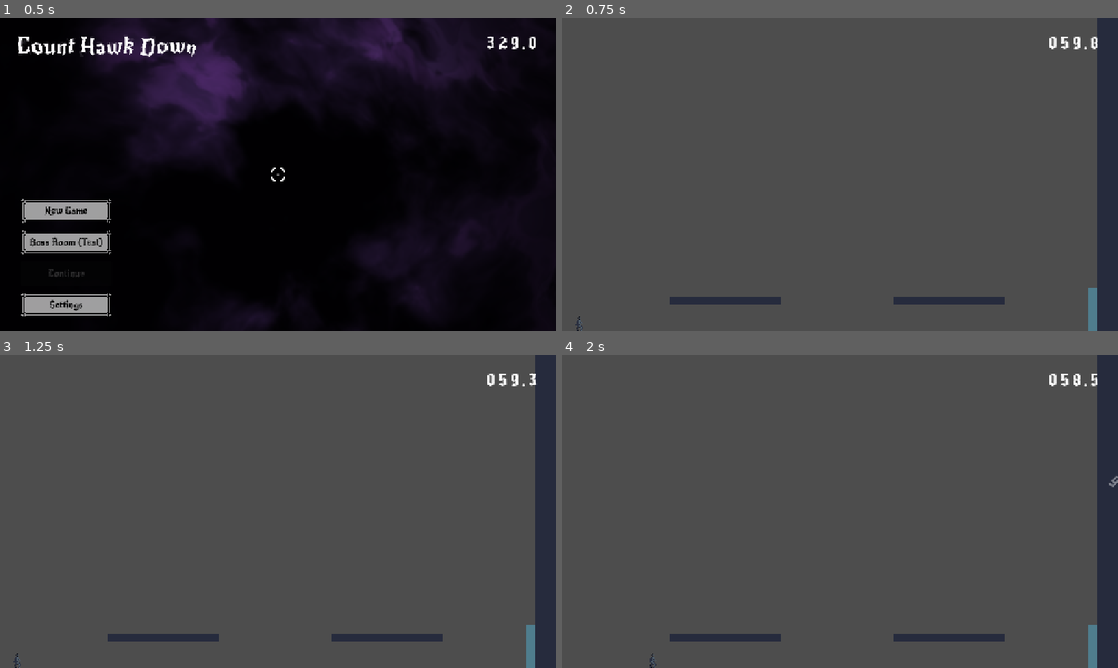
Above: before the commit, frames 1-4 (two rows, left to right).
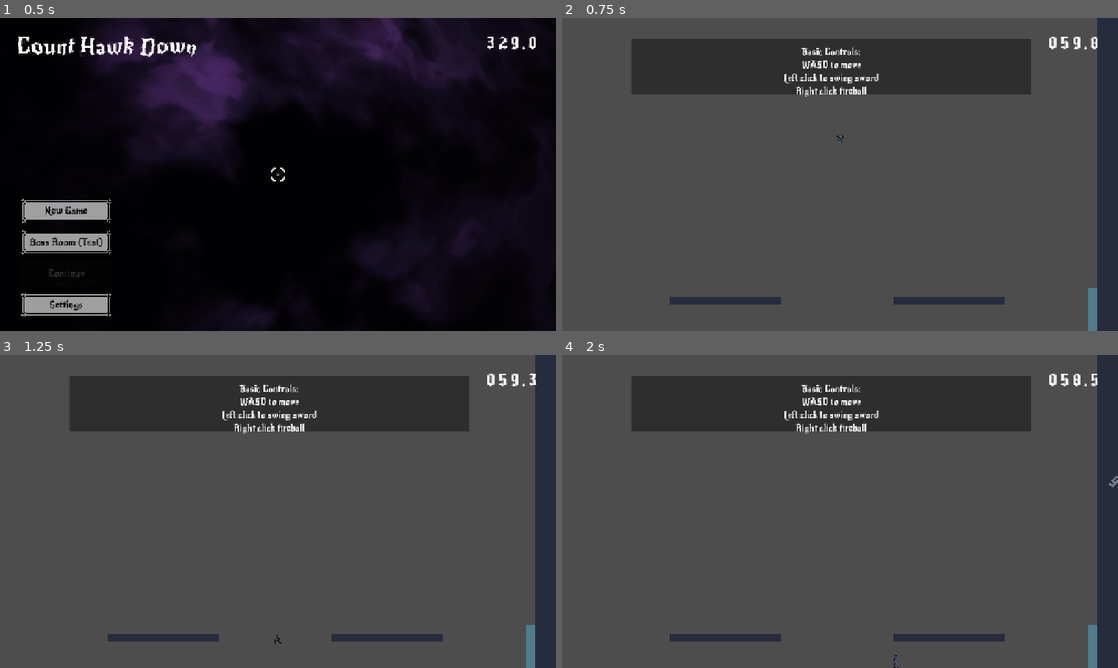
Above: after the commit, the same moments.

Repository: PACarniglia/count-hawk-down
Game: Godot game, scene res://scenes/MainMenu.tscn
Two runs of this game, one before a commit and one after it. Both use one fixed random seed, a clock stepped at 60 frames per second and the inputs below. Sound files missing from this copy of the repository are replaced by a short silence.
Inputs (mouse positions are in pixels of both pictures, inside the frame that each line leads up to):
- Up to frame 1 (0.5 s): no input
- Up to frame 2 (0.75 s): click "New Game" at 0.5 s
- Up to frame 3 (1.25 s): no input
- Up to frame 4 (2 s): tap Enter at 1.25 s; move the mouse to (962, 495) at 1.27 s; hold D (move_right) from 1.28 s (still down); click (962, 495) at 1.35 s; tap W (move_jump) at 1.52 s

Frame 1 is identical in both runs. In frame 2, 13% of the frame differs, in the area x 2-85%, y 6-100%; in frame 3, 13%; in frame 4, 13%, in the area x 12-85%, y 6-100%.

Commit message:
feat(docs): add instructions to first two rooms

Diff:
--- a/scenes/Rooms/01_entry_room.tscn
+++ b/scenes/Rooms/01_entry_room.tscn
@@ -40,16 +40,40 @@
 platform_size = Vector2(256, 20)
 platform_color = Color(0.14902, 0.172549, 0.239216, 1)
 
+[node name="TutorialControlsBox" type="Panel" parent="." unique_id=1521879940]
+offset_left = -480.0
+offset_top = -350.0
+offset_right = 480.0
+offset_bottom = -220.0
+scale = Vector2(0.9586777, 0.97439545)
+offset_transform_enabled = true
+offset_transform_position = Vector2(0, 50)
+mouse_filter = 2
+
+[node name="TutorialControlsText" type="Label" parent="TutorialControlsBox" unique_id=60834560]
+layout_mode = 0
+offset_left = 20.0
+offset_top = 16.0
+offset_right = 940.0
+offset_bottom = 114.0
+text = "Basic Controls:
+WASD to move
+Left click to swing sword
+Right click fireball"
+horizontal_alignment = 1
+vertical_alignment = 1
+autowrap_mode = 2
+
 [node name="CameraAnchor" type="Marker2D" parent="." unique_id=1994638864]
 position = Vector2(0, 10)
 
 [node name="EntryPointLeft" type="Marker2D" parent="." unique_id=1077264085]
-position = Vector2(-600, 352)
+position = Vector2(0, -100)
 
 [node name="EntryPointRight" type="Marker2D" parent="." unique_id=1372063296]
 position = Vector2(609, 343)
 
-[node name="DoorToMovement" parent="." instance=ExtResource("6_door")]
+[node name="DoorToMovement" parent="." unique_id=789508024 instance=ExtResource("6_door")]
 position = Vector2(600, 330)
 target_room_id = "movement"
 target_entry_id = "EntryPointLeft"
--- a/scenes/Rooms/02_movement_explination.tscn
+++ b/scenes/Rooms/02_movement_explination.tscn
@@ -67,6 +67,29 @@
 platform_size = Vector2(400, 20)
 platform_color = Color(0.14902, 0.172549, 0.239216, 1)
 
+[node name="TutorialRulesBox" type="Panel" parent="." unique_id=1869109665]
+z_index = 20
+offset_left = -520.0
+offset_top = -180.0
+offset_right = 520.0
+offset_bottom = -20.0
+scale = Vector2(0.6551724, 0.8)
+mouse_filter = 2
+
+[node name="TutorialRulesText" type="Label" parent="TutorialRulesBox" unique_id=1518441707]
+layout_mode = 0
+offset_left = 20.0
+offset_top = 16.0
+offset_right = 1020.0
+offset_bottom = 144.0
+text = "Taking damage costs time
+Shooting fireball costs time
+EVERYTHING costs time
+Don't run out of time"
+horizontal_alignment = 1
+vertical_alignment = 1
+autowrap_mode = 2
+
 [node name="CameraAnchor" type="Marker2D" parent="." unique_id=1692632476]
 position = Vector2(0, 10)
 
Not shown: 1 places in scenes/Rooms/01_entry_room.tscn that only renumber resources
